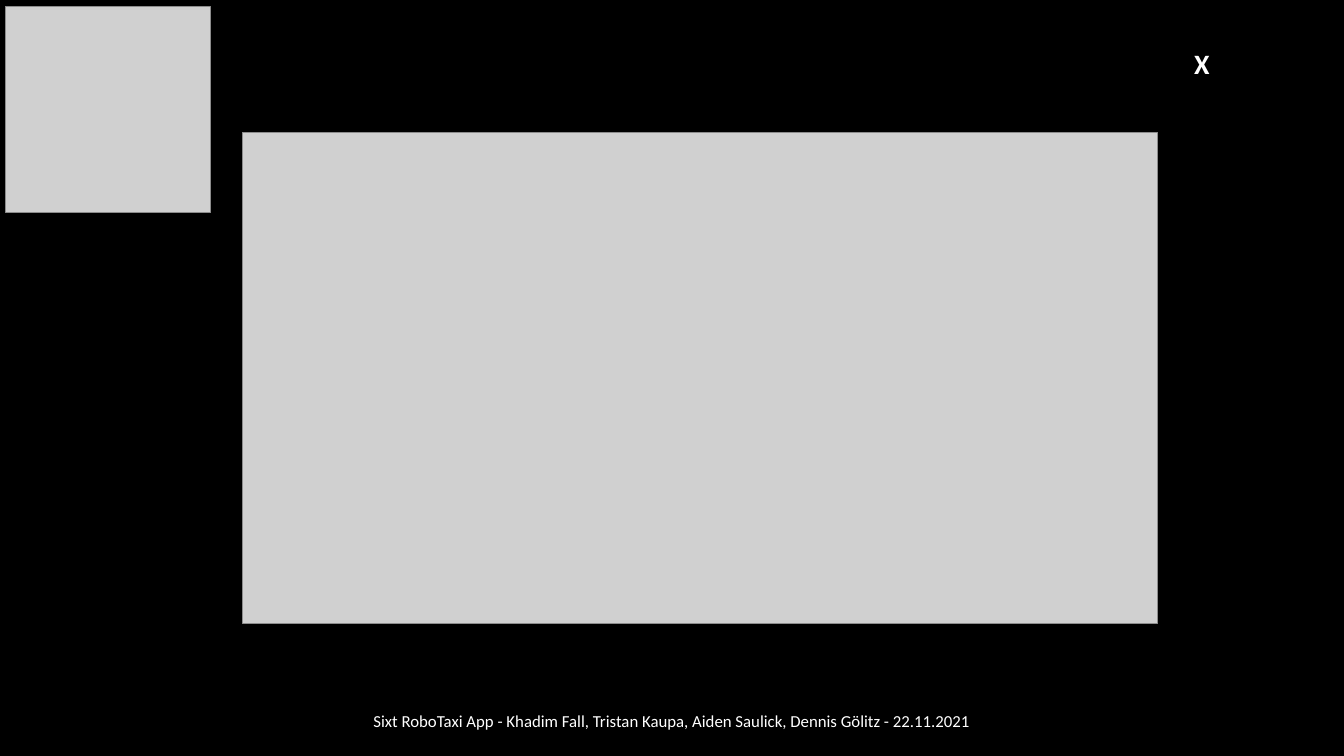
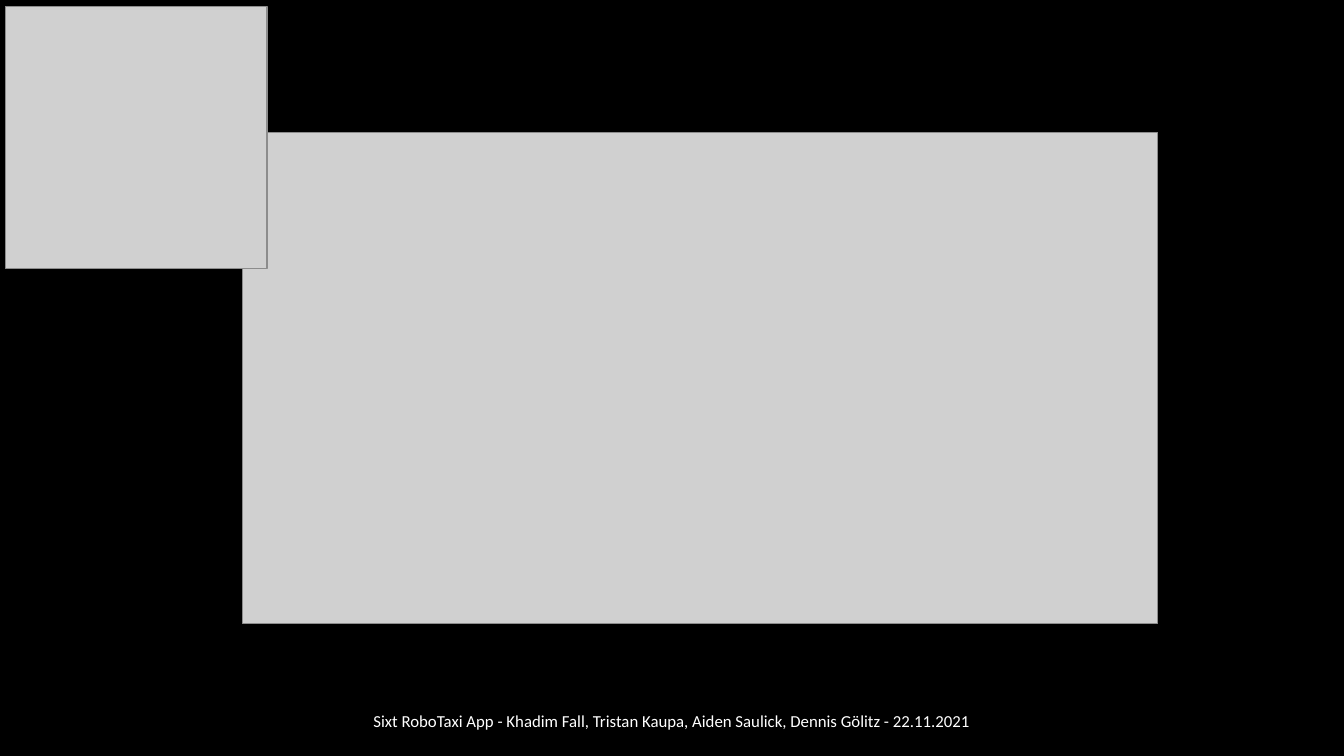
Before and after one commit to mono424/hackatum_sixt_flutter_app, a slide deck: slide 5 of Sixt_RoboTaxi_App.pptx (slide 6 before the commit). Drawn at 1344x756 pixels with LibreOffice and Linux fonts; fonts in the diff are those of the drawing; grey boxes stand for pictures; background and template pictures are left out. Boxes give left, top, right and bottom in pixels: in the first picture for what was removed or moved away, otherwise in the second. Text is boxed around its words. In the diff, an @@ line names an element or a change of style, - is before the commit and + after.

```diff
--- a/Sixt_RoboTaxi_App.pptx
+++ b/Sixt_RoboTaxi_App.pptx
@@ picture: place and size @@
-picture at bbox=[5, 7, 211, 213]
+picture at bbox=[5, 7, 267, 269]
@@ text removed at bbox=[1194, 55, 1209, 74] @@
-X
```
Also in this commit, not shown: 4 other slides changed, 1 slide removed.
